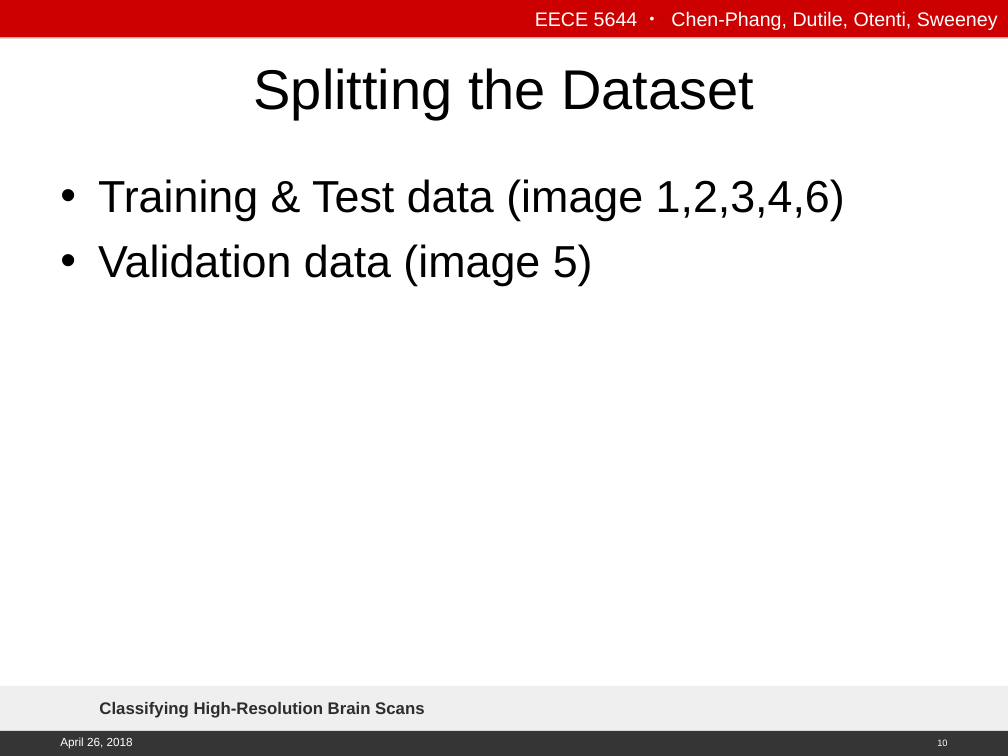
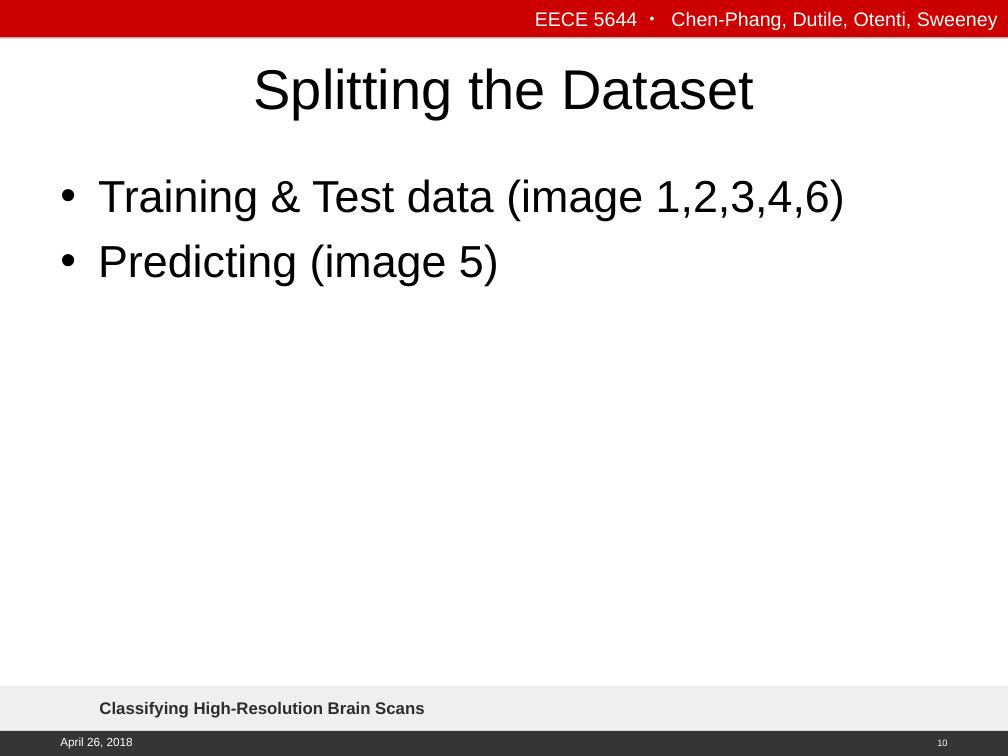
Before and after one commit to emily-jean/ml-brains, a slide deck: slide 10 of presentation/Chenphang-Asha-Dutile-Emily-Otenti-Nate-Sweeney-Tristan-talk.ppt. Drawn at 1008x756 pixels with LibreOffice and Linux fonts; fonts in the diff are those of the drawing; background and template pictures are left out. Boxes give left, top, right and bottom in pixels: in the first picture for what was removed or moved away, otherwise in the second. Text is boxed around its words. In the diff, an @@ line names an element or a change of style, - is before the commit and + after.

Commit message:
update presentation and report

```diff
--- a/presentation/Chenphang-Asha-Dutile-Emily-Otenti-Nate-Sweeney-Tristan-talk.ppt
+++ b/presentation/Chenphang-Asha-Dutile-Emily-Otenti-Nate-Sweeney-Tristan-talk.ppt
@@ text at [98, 244, 499, 286]: text changed @@
-• Validation data (image 5)
+• Predicting (image 5)
```
Also in this commit, not shown: 2 other files.
